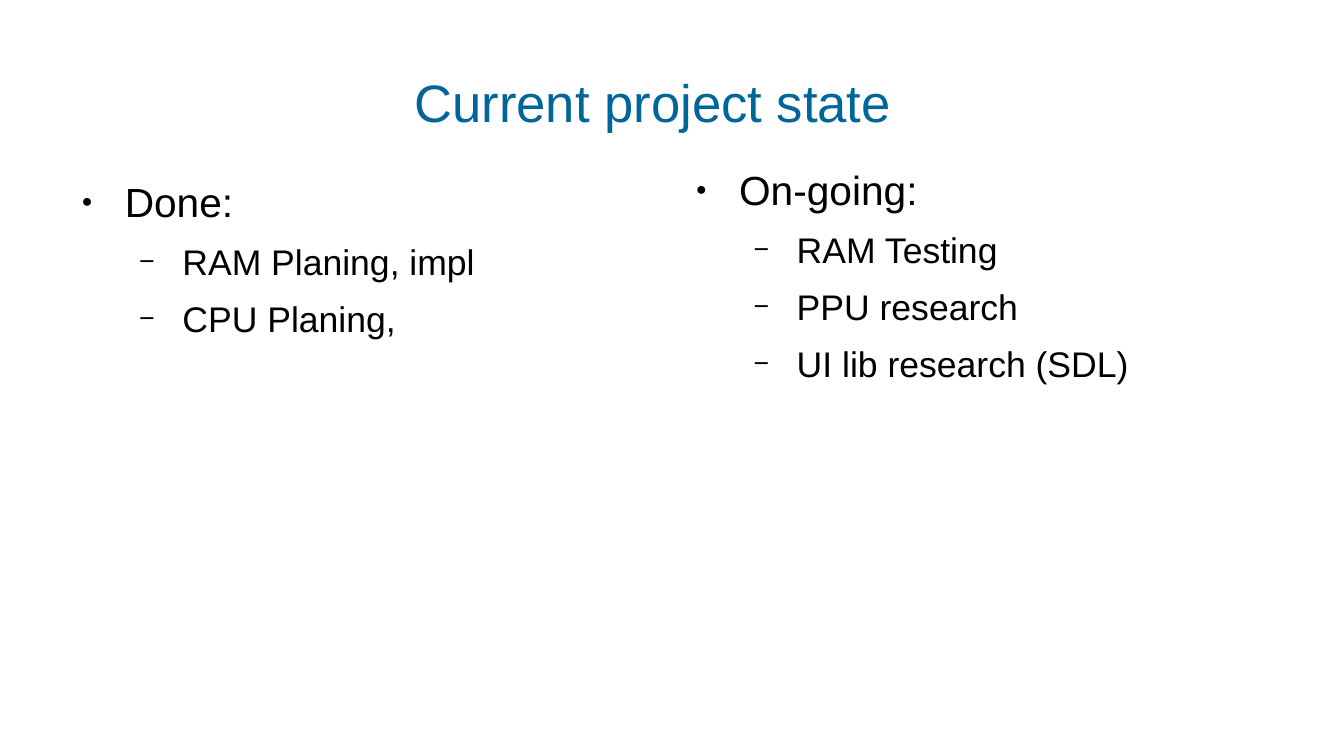
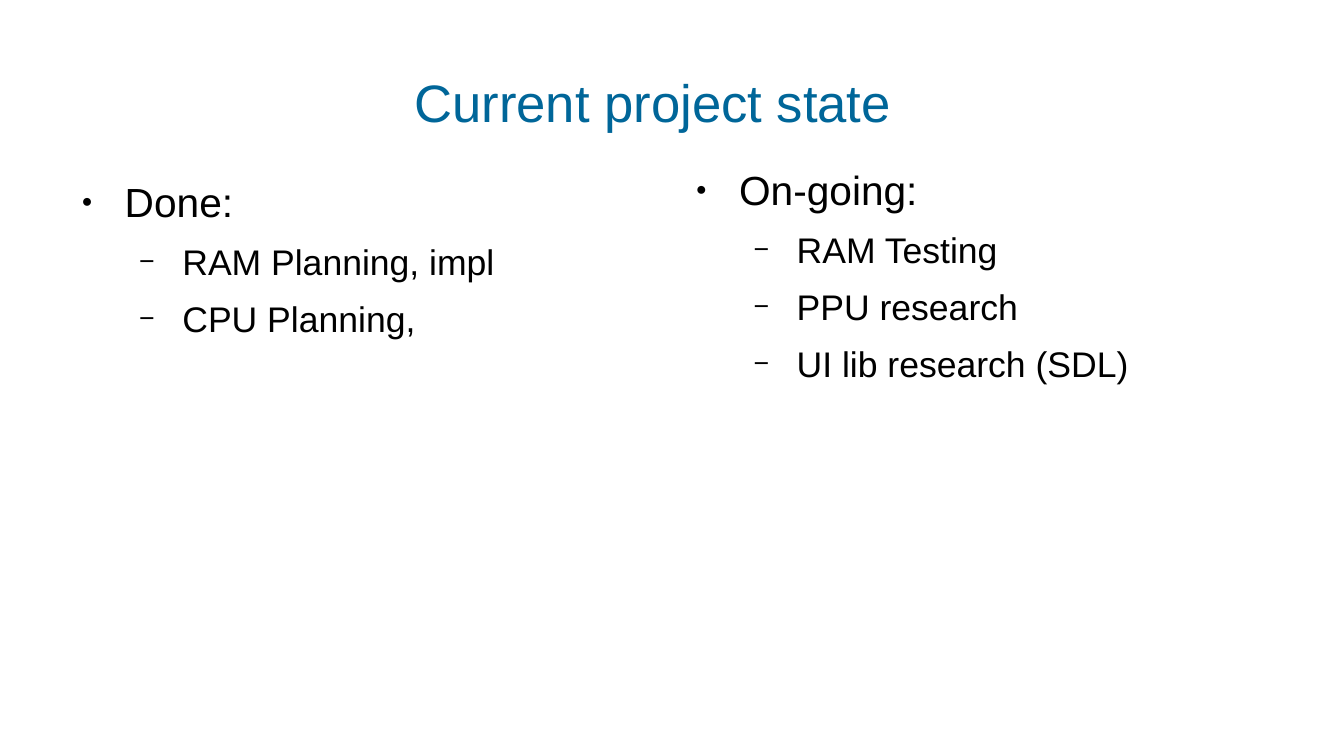
Before and after one commit to Tekercs/nes_emulator, a slide deck: slide 5 of doc/CS408-progress-presentation.pptx. Drawn at 1344x756 pixels with LibreOffice and Linux fonts; fonts in the diff are those of the drawing; background and template pictures are left out. Boxes give left, top, right and bottom in pixels: in the first picture for what was removed or moved away, otherwise in the second. Text is boxed around its words. In the diff, an @@ line names an element or a change of style, - is before the commit and + after.

Commit message:
typos fixde

```diff
--- a/doc/CS408-progress-presentation.pptx
+++ b/doc/CS408-progress-presentation.pptx
@@ text at [182, 249, 494, 339]: text changed @@
-  − RAM Planing, impl
-  − CPU Planing,
+  − RAM Planning, impl
+  − CPU Planning,
```
Also in this commit, not shown: 5 other slides changed.
